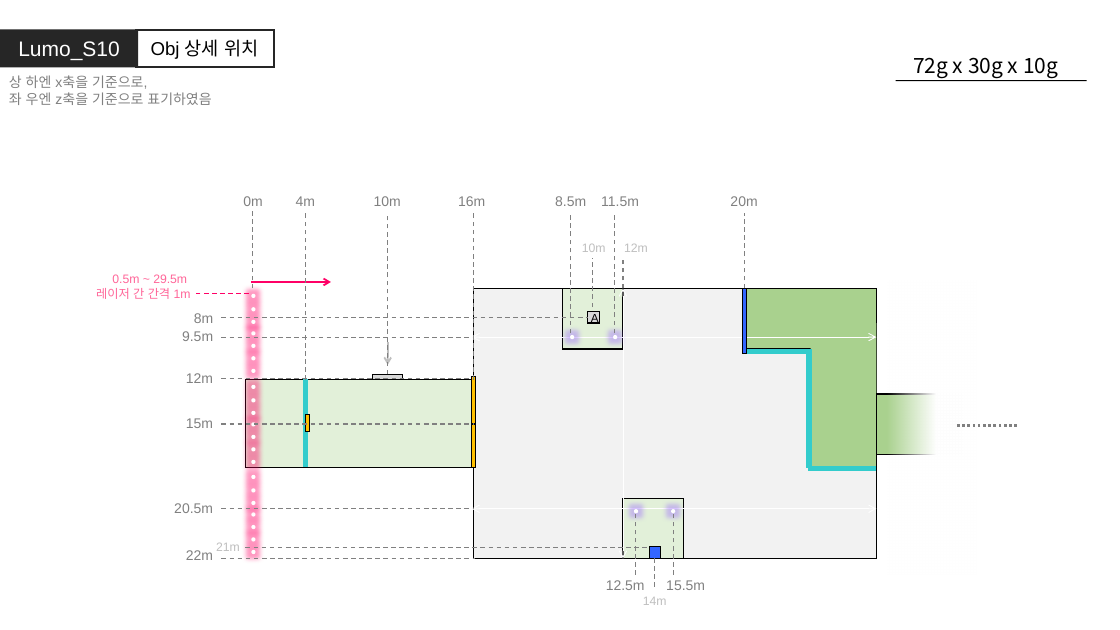
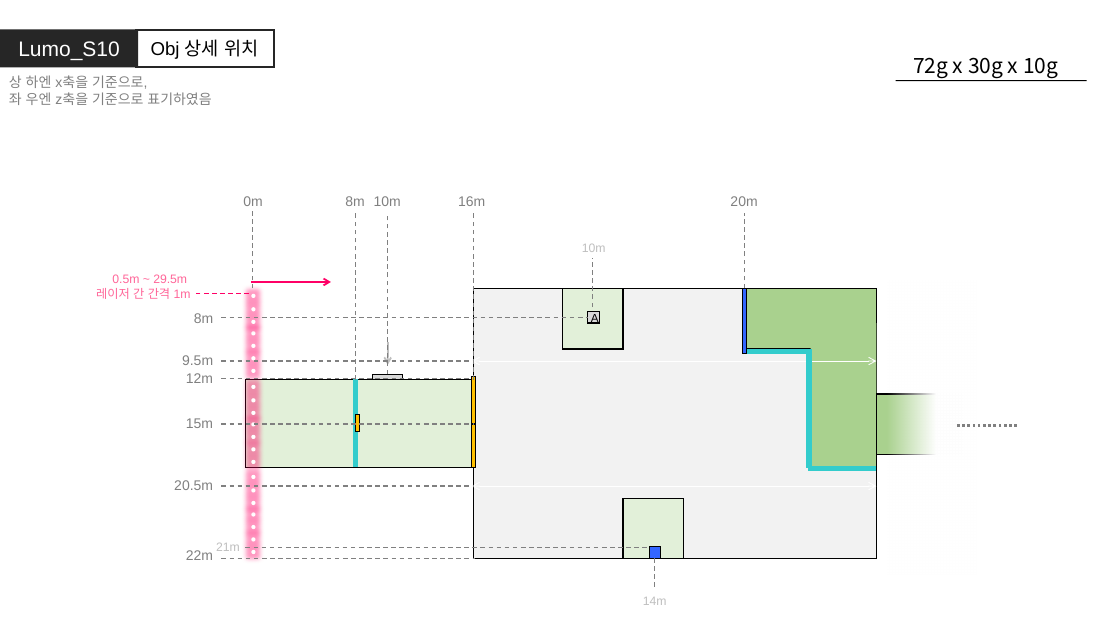
Before and after one commit to GGMGangsterHamster/GangsterHamster, a slide deck: slide 9 of Documents/LevelDesign/LumoStage/Lumo_Stage.pptx. Drawn at 1120x630 pixels with LibreOffice and Linux fonts; fonts in the diff are those of the drawing. Boxes give left, top, right and bottom in pixels: in the first picture for what was removed or moved away, otherwise in the second. Text is boxed around its words. In the diff, an @@ line names an element or a change of style, - is before the commit and + after.

```diff
--- a/Documents/LevelDesign/LumoStage/Lumo_Stage.pptx
+++ b/Documents/LevelDesign/LumoStage/Lumo_Stage.pptx
@@ text at bbox=[345, 196, 364, 206]: text changed @@
-4m
+8m
@@ text removed at bbox=[555, 196, 586, 206] @@
-8.5m
@@ text removed at bbox=[601, 196, 639, 206] @@
-11.5m
@@ 2 lines, 1 rectangle: place and size @@
-2 lines, 1 rectangle at bbox=[306, 213, 310, 467]
+2 lines, 1 rectangle at bbox=[355, 213, 360, 467]
@@ line removed from (571, 334) to (571, 213) @@
@@ line removed from (615, 334) to (615, 213) @@
@@ line removed from (623, 288) to (623, 258) @@
@@ text removed at bbox=[624, 244, 648, 252] @@
-12m
@@ double arrow removed from (623, 288) to (623, 559) @@
@@ ellipse removed at bbox=[571, 335, 575, 339] @@
@@ ellipse removed at bbox=[613, 335, 618, 339] @@
@@ 1 text, 1 double arrow, 1 line: place and size @@
-1 text, 1 double arrow, 1 line at bbox=[182, 331, 876, 341]
+1 text, 1 double arrow, 1 line at bbox=[182, 355, 876, 365]
@@ 1 text, 1 double arrow, 1 line: place and size @@
-1 text, 1 double arrow, 1 line at bbox=[174, 503, 876, 513]
+1 text, 1 double arrow, 1 line at bbox=[174, 480, 876, 490]
@@ ellipse removed at bbox=[634, 509, 639, 513] @@
@@ ellipse removed at bbox=[671, 509, 676, 513] @@
@@ line removed from (636, 575) to (636, 513) @@
@@ line removed from (674, 575) to (674, 513) @@
@@ text removed at bbox=[606, 580, 645, 590] @@
-12.5m
@@ text removed at bbox=[666, 580, 705, 590] @@
-15.5m
```
Also in this commit, not shown: 4 other slides changed, 3 other files.
